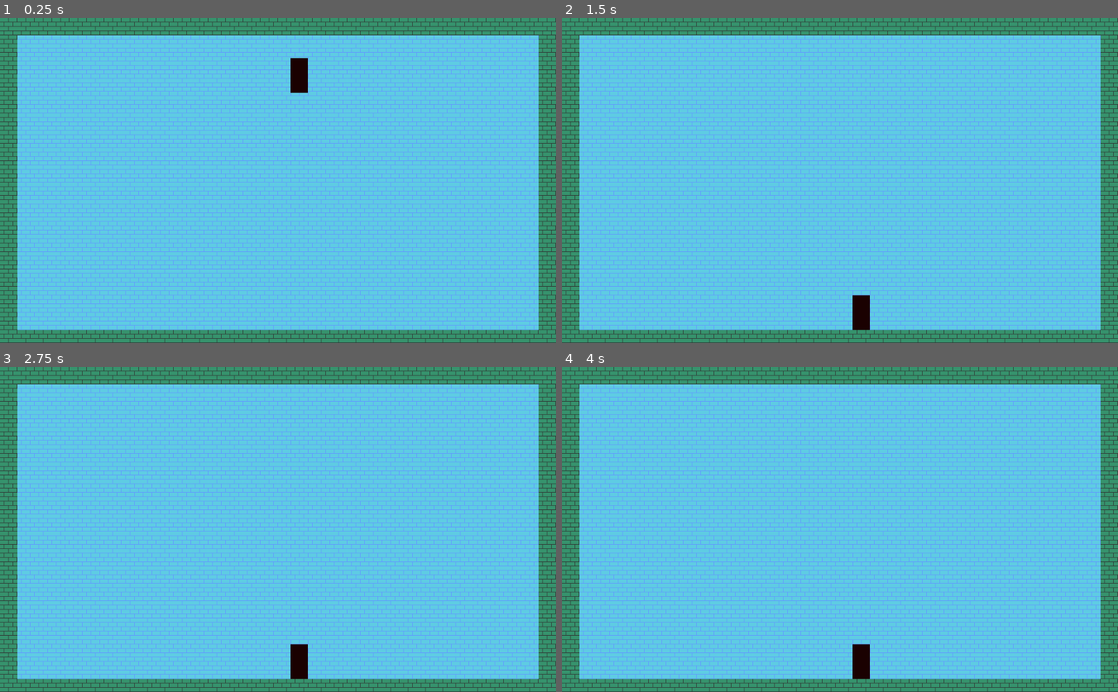
Above: before the commit, frames 1-4 (two rows, left to right).
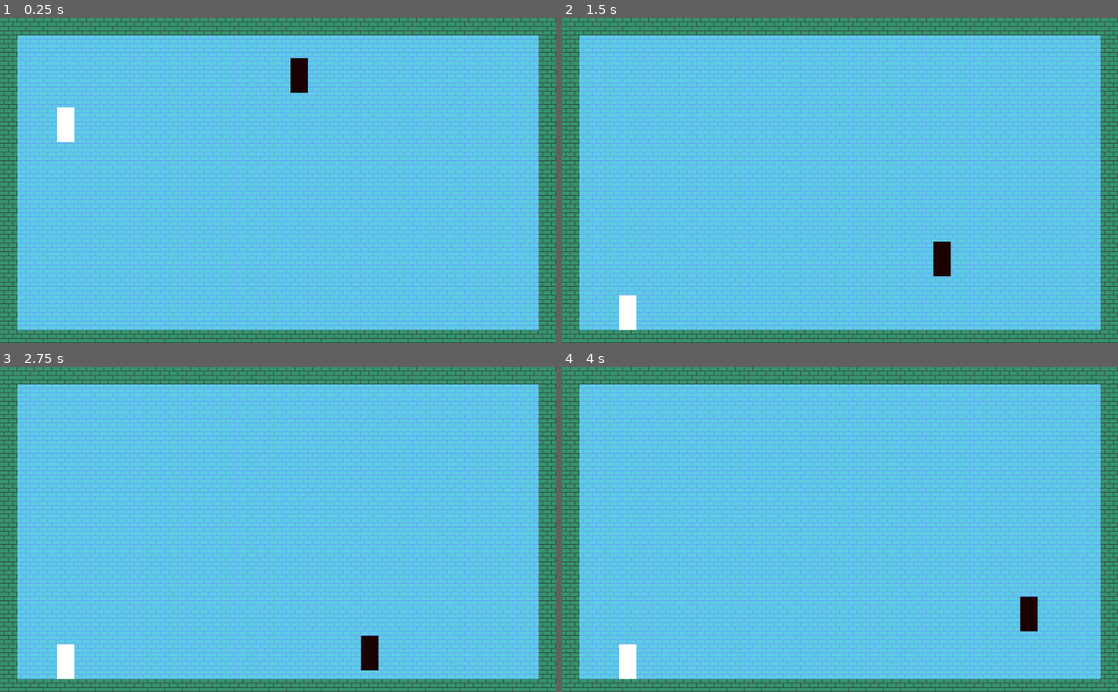
Above: after the commit, the same moments.

Repository: bradley-mcfadden/a-star_demo
Game: Godot game, scene res://Main.tscn
Two runs of this game, one before a commit and one after it. Both use one fixed random seed, a clock stepped at 60 frames per second and the inputs below.
Inputs:
- Up to frame 1 (0.25 s): no input
- Up to frame 2 (1.5 s): hold W (jump, bound only after the commit) 0.53-1.28 s; hold D (move_right, bound only after the commit) from 0.53 s (still down); tap W (jump, bound only after the commit) at 1.35 s
- Up to frame 3 (2.75 s): tap W (jump, bound only after the commit) at 1.52, 1.82 s; release D (move_right, bound only after the commit) at 2.03 s; hold A (move_left, bound only after the commit) from 2.03 s (still down); hold W (jump, bound only after the commit) from 2.03 s (still down)
- Up to frame 4 (4 s): release A (move_left, bound only after the commit) at 2.78 s; release W (jump, bound only after the commit) at 2.78 s; hold D (move_right, bound only after the commit) from 2.78 s (still down); tap W (jump, bound only after the commit) at 2.85, 3.02, 3.32 s; hold W (jump, bound only after the commit) from 3.53 s (still down)

The runs differ from the first frame. In frame 1, 0.3% of the frame differs, in the area x 10-14%, y 27-39%; in frame 2, 1.0%; in frame 3, 1.0%; in frame 4, 1.0%, in the area x 10-86%, y 70-97%.

Commit message:
Added in player input controls and set up structure of tree in main scene.

Diff:
--- a/KinematicPlayer.gd
+++ b/KinematicPlayer.gd
@@ -1,13 +1,14 @@
 extends KinematicBody2D
+class_name KinematicPlayer
+
 
 export var color:Color = Color(255, 255, 255)
 const GRAVITY = 1000
 const MAX_FALL_SPEED = 900
 const WALK_SPEED = 160
-const JUMP_SPEED = 410
+const JUMP_SPEED = 460
 onready var velocity:Vector2 = Vector2(0, 0)
 onready var is_jumping:bool = false
-onready var direction:int = 1
 
 
 func _ready():
@@ -15,16 +16,18 @@
 
 
 func _physics_process(delta:float):
-	velocity.x = 0
+	if is_on_floor() == true:
+		is_jumping = false
 	velocity.y += delta * GRAVITY
 	velocity.y = min(MAX_FALL_SPEED, velocity.y)
 	velocity = move_and_slide(velocity, Vector2(0, -1))
+	velocity.x = 0
 
 
 func jump():
 	if is_on_floor() == true && is_jumping == false:
 		velocity.y -= JUMP_SPEED
-		is_jumping == true
+		is_jumping = true
 
 
 func move_left():
--- /dev/null
+++ b/Main.gd
@@ -0,0 +1,17 @@
+extends Node
+
+
+# Called when the node enters the scene tree for the first time.
+func _ready():
+	pass # Replace with function body.
+
+
+# Called every frame. 'delta' is the elapsed time since the previous frame.
+#warning-ignore:unused_argument
+func _process(delta:float):
+	if Input.is_action_pressed("jump"):
+		$TileMap/Player.jump()
+	if Input.is_action_pressed("move_left"):
+		$TileMap/Player.move_left()
+	if Input.is_action_pressed("move_right"):
+		$TileMap/Player.move_right()
--- a/Main.tscn
+++ b/Main.tscn
@@ -1,15 +1,23 @@
-[gd_scene load_steps=3 format=2]
+[gd_scene load_steps=4 format=2]
 
-[ext_resource path="res://mytiles.tres" type="TileSet" id=1]
-[ext_resource path="res://KinematicPlayer.tscn" type="PackedScene" id=2]
+[ext_resource path="res://Main.gd" type="Script" id=1]
+[ext_resource path="res://mytiles.tres" type="TileSet" id=2]
+[ext_resource path="res://KinematicPlayer.tscn" type="PackedScene" id=3]
 
 [node name="Main" type="Node"]
+script = ExtResource( 1 )
 
 [node name="TileMap" type="TileMap" parent="."]
-tile_set = ExtResource( 1 )
+tile_set = ExtResource( 2 )
 cell_size = Vector2( 32, 32 )
 format = 1
 tile_data = PoolIntArray( 0, 1, 0, 1, 1, 0, 2, 1, 0, 3, 1, 0, 4, 1, 0, 5, 1, 0, 6, 1, 0, 7, 1, 0, 8, 1, 0, 9, 1, 0, 10, …(8345 unchanged characters)…
 
-[node name="KinematicBody2D" parent="." instance=ExtResource( 2 )]
+[node name="Player" parent="TileMap" instance=ExtResource( 3 )]
 position = Vector2( 550.576, 72.9869 )
+
+[node name="CPUController" type="Node" parent="TileMap"]
+
+[node name="KinematicPlayer" parent="TileMap/CPUController" instance=ExtResource( 3 )]
+position = Vector2( 120.587, 163.427 )
+color = Color( 1, 1, 1, 1 )
--- a/project.godot
+++ b/project.godot
@@ -8,9 +8,14 @@
 
 config_version=4
 
-_global_script_classes=[  ]
+_global_script_classes=[ {
+"base": "KinematicBody2D",
+"class": "KinematicPlayer",
+"language": "GDScript",
+"path": "res://KinematicPlayer.gd"
+} ]
 _global_script_class_icons={
-
+"KinematicPlayer": ""
 }
 
 [application]
@@ -19,6 +24,24 @@
 run/main_scene="res://Main.tscn"
 config/icon="res://icon.png"
 
+[input]
+
+jump={
+"deadzone": 0.5,
+"events": [ Object(InputEventKey,"resource_local_to_scene":false,"resource_name":"","device":0,"alt":false,"shift":false,"control":false,"meta":false,"command":false,"pressed":false,"scancode":87,"unicode":0,"echo":false,"script":null)
+ ]
+}
+move_right={
+"deadzone": 0.5,
+"events": [ Object(InputEventKey,"resource_local_to_scene":false,"resource_name":"","device":0,"alt":false,"shift":false,"control":false,"meta":false,"command":false,"pressed":false,"scancode":68,"unicode":0,"echo":false,"script":null)
+ ]
+}
+move_left={
+"deadzone": 0.5,
+"events": [ Object(InputEventKey,"resource_local_to_scene":false,"resource_name":"","device":0,"alt":false,"shift":false,"control":false,"meta":false,"command":false,"pressed":false,"scancode":65,"unicode":0,"echo":false,"script":null)
+ ]
+}
+
 [rendering]
 
 environment/default_environment="res://default_env.tres"
